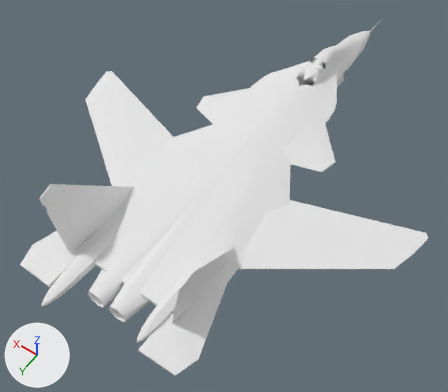
Renders of the glTF model src/main/resources/combinedassault_packs/combinedassault/assets/combinedassault/models/aircraft/su47/su47.glb from each side of a commit.
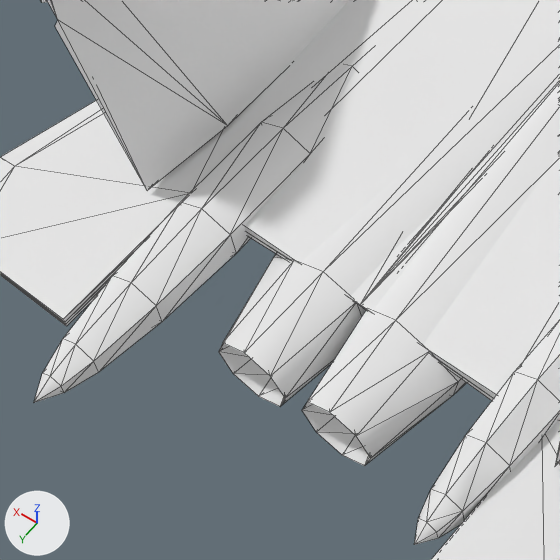
The first picture shows the older version from a 50 mm lens placed at (-9.2, 20.0, 21.5), pointed at (0.1, 7.0, 1.1). The close-ups show the older and then the newer version on the part from 7% to 39% of the width and 52% to 88% of the height of that picture. Only the edits that show in the close-ups are written down. The axes (+X, +Y, +Z) are drawn at lower left. The lights are the same throughout. The close-ups show mesh edges as thin lines. Objects named as collision shapes, trigger or cutter boxes, shadow casters or lower levels of detail are left out. Where no turn or scale is listed for an object, it has been applied to the vertices.

Objects in the first close-up: 'body'.
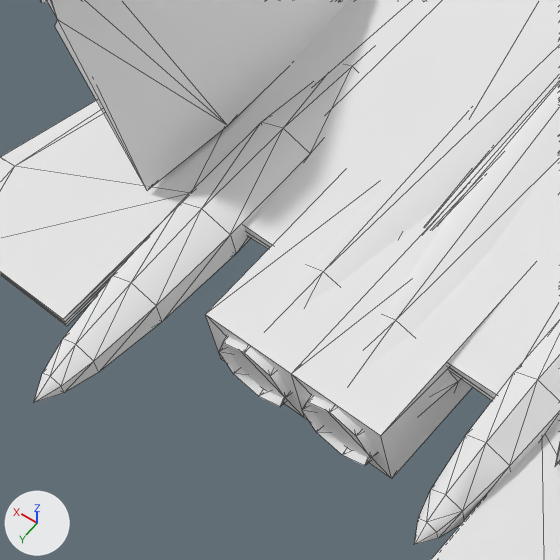
Location of each change, (x1, y1, x2, y2) in pixels of the close-ups (560 x 560 px):
'hit_engine_right', added: after (292, 208, 514, 479)
'hit_engine_left', added: after (205, 188, 445, 418)

Patch to the scene script:
```diff
--- a/src/main/resources/combinedassault_packs/combinedassault/assets/combinedassault/models/aircraft/su47/su47.glb.py
+++ b/src/main/resources/combinedassault_packs/combinedassault/assets/combinedassault/models/aircraft/su47/su47.glb.py
@@ me_hit_engine_right @@
+me_hit_engine_right.from_pydata(...)  # a box spanning x -1.0..0.0, y 8.2..14.0, z 2.0..2.8
@@ me_hit_engine_left @@
+me_hit_engine_left.from_pydata(...)  # a box spanning x 0.0..1.0, y 8.2..14.0, z 2.0..2.8
@@ ob_hit_engine_right @@
+ob_hit_engine_right = bpy.data.objects.new('hit_engine_right', me_hit_engine_right)
+ob_hit_engine_right.location = (0.0, 0.0, 0.0)
@@ ob_hit_engine_left @@
+ob_hit_engine_left = bpy.data.objects.new('hit_engine_left', me_hit_engine_left)
+ob_hit_engine_left.location = (0.0, 0.0, 0.0)
```
